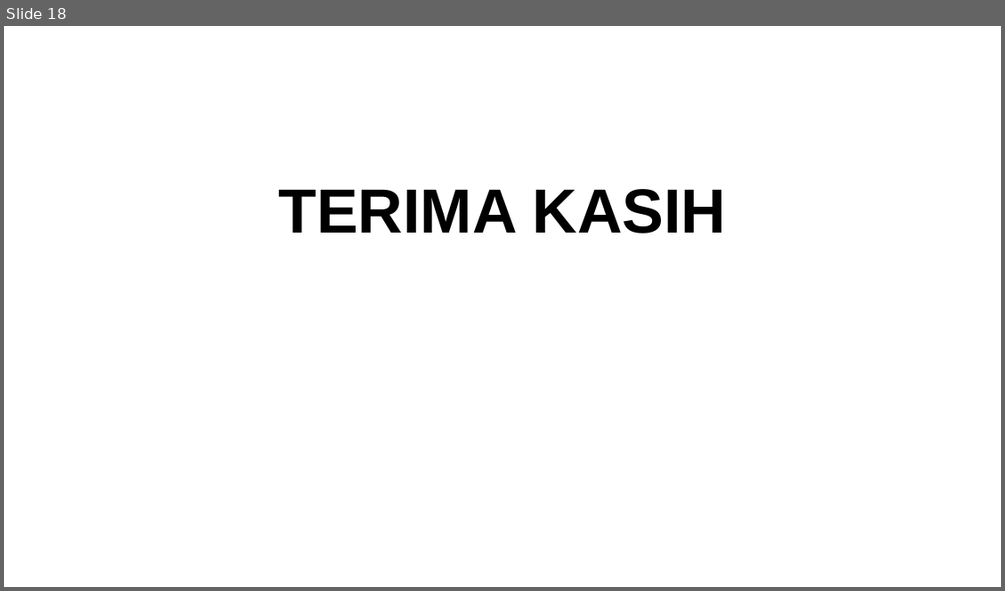
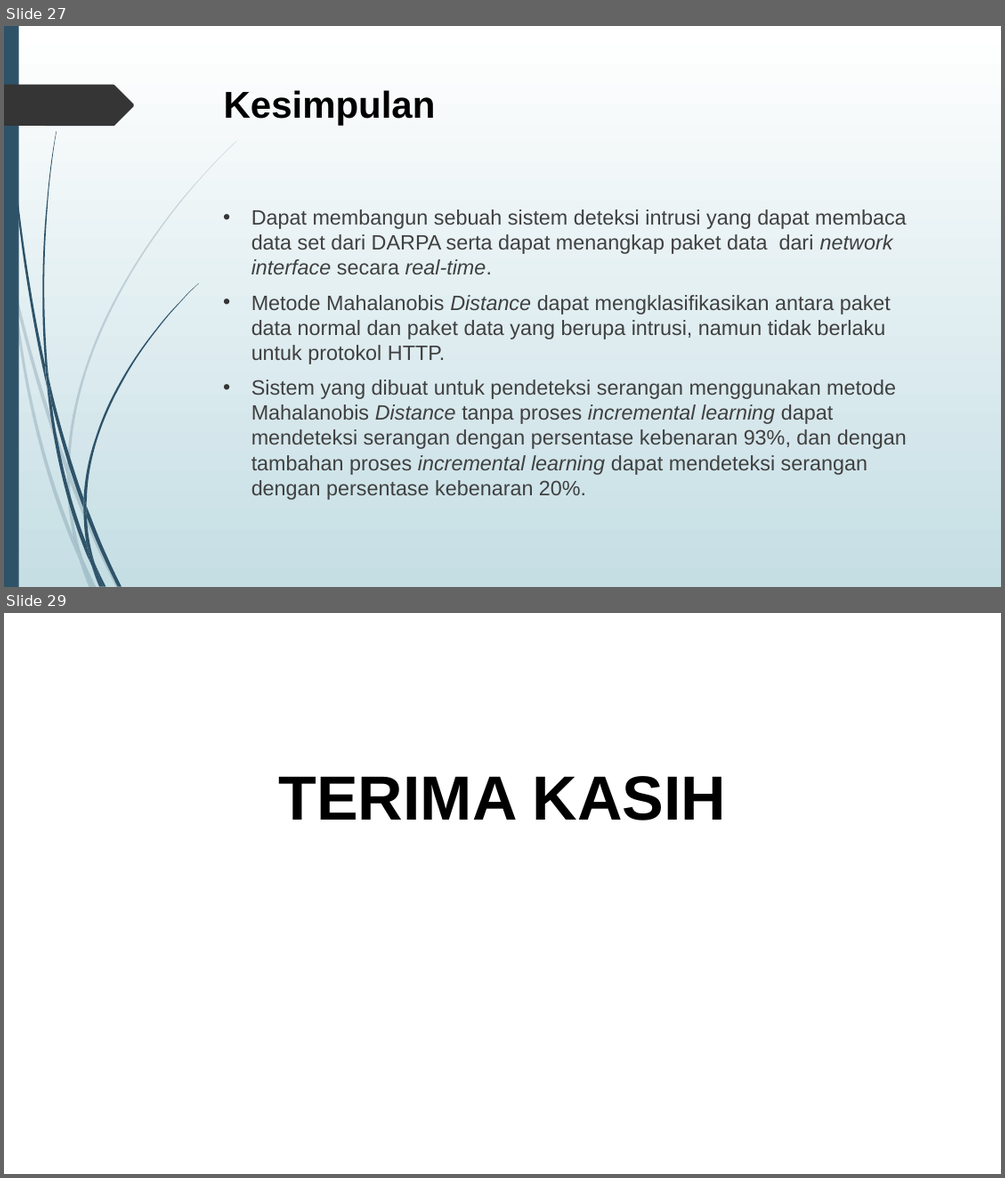
Before and after one commit to agus4171/TA-AJK, a slide deck: TA/5112100036-PPT.pptx. Shown one above the other, each under a label of ours: slide 18 before the commit, slides 27 and 29 after it; the slides between them are not shown. The pictures are 1005x591 and 1005x1178 pixels, drawn with LibreOffice and Linux fonts; fonts in the diff are those of the drawing. Boxes give left, top, right and bottom in pixels: in the first picture for what was removed or moved away, otherwise in the second. Text is boxed around its words. In the diff, an @@ line names an element or a change of style, - is before the commit and + after.

Commit message:
data yudisium

```diff
--- a/TA/5112100036-PPT.pptx
+++ b/TA/5112100036-PPT.pptx
@@ slide 27 added at (4,26,1001,587), background gradient #FFFFFF to #C5DEE5 @@
@@ rectangle added at (4,26,19,587), fill #2E5369 @@
@@ freeform shape added at (4,85,134,126), fill #353535 @@
@@ title added at (224,90,436,126), 36 pt, text #000000, bold @@
+Kesimpulan
@@ text added at (251,209,906,499), 20 pt, text #404040 @@
+• Dapat membangun sebuah sistem deteksi intrusi yang dapat membaca data set dari DARPA serta dapat menangkap paket data dari network interface secara real-time.
+• Metode Mahalanobis Distance dapat mengklasifikasikan antara paket data normal dan paket data yang berupa intrusi, namun tidak berlaku untuk protokol HTTP.
+• Sistem yang dibuat untuk pendeteksi serangan menggunakan metode Mahalanobis Distance tanpa proses incremental learning dapat mendeteksi serangan dengan persentase kebenaran 93%, dan dengan tambahan proses incremental learning dapat mendeteksi serangan dengan persentase kebenaran 20%.
@@ group added at (4,141,237,587): 10 freeform shapes @@
@@ group added at (7,26,198,587): 12 freeform shapes @@
@@ what was slide 18 is now slide 29 @@
```
Also in this commit, not shown: 12 slides changed, 17 other slides added, 1 slide removed, 2 other files.
